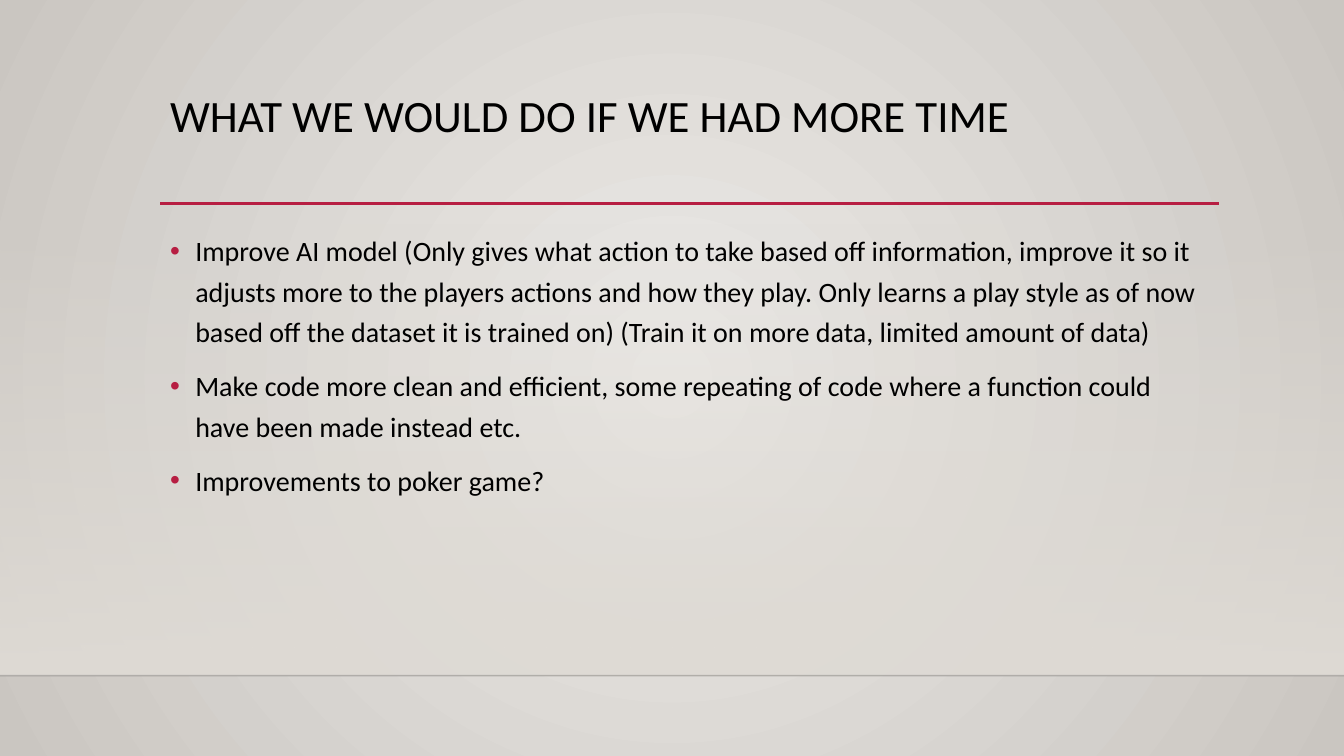
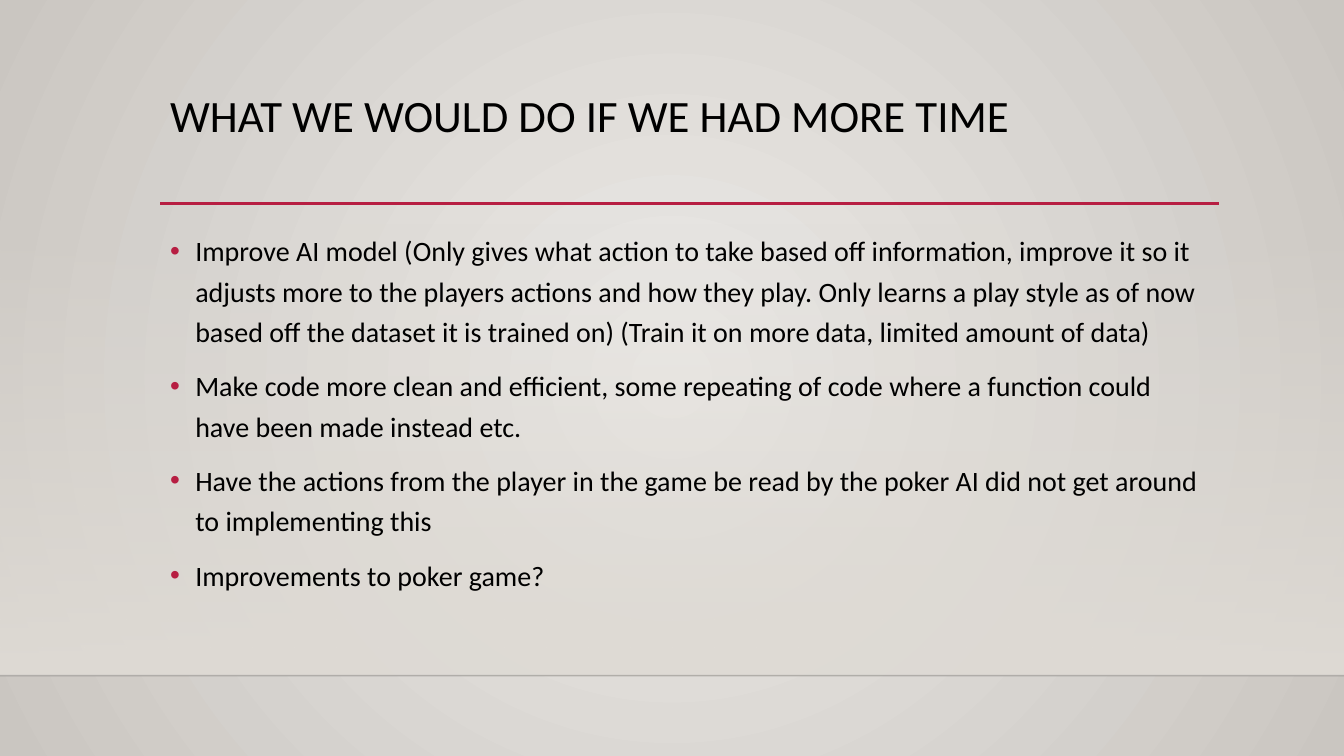
Before and after one commit to Tilley02/Poker-AI, a slide deck: slide 5 of powerpoint/poker ai presentation.pptx. Drawn at 1344x756 pixels with LibreOffice and Linux fonts; fonts in the diff are those of the drawing; background and template pictures are left out. Boxes give left, top, right and bottom in pixels: in the first picture for what was removed or moved away, otherwise in the second. Text is boxed around its words. In the diff, an @@ line names an element or a change of style, - is before the commit and + after.

```diff
--- a/powerpoint/poker ai presentation.pptx
+++ b/powerpoint/poker ai presentation.pptx
@@ text at (x1=195, y1=471, x2=1197, y2=536): paragraph added @@
+• Have the actions from the player in the game be read by the poker AI did not get around to implementing this
```
Also in this commit, not shown: 1 other slide changed.
